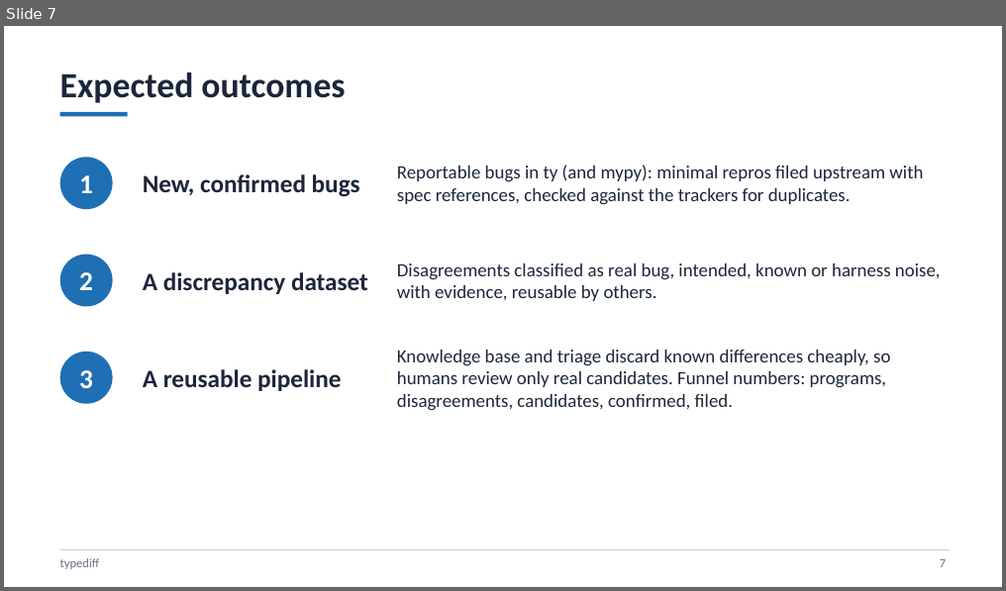
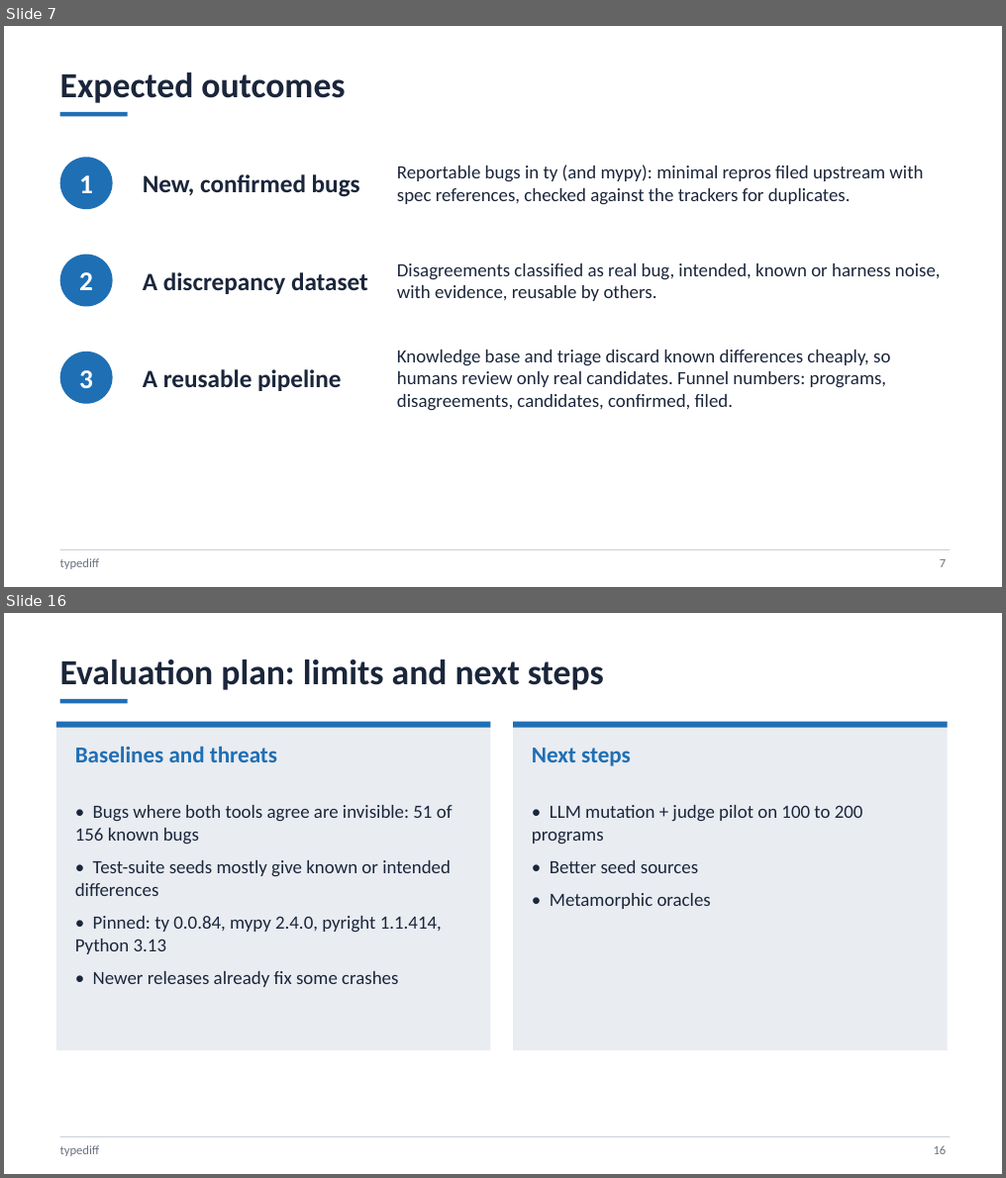
Before and after one commit to DerekLaymn/kiro_sa, a slide deck: presentation/typediff_update.pptx. Shown one above the other, each under a label of ours: slide 7 before the commit, slides 7 and 16 after it; the slides between them are not shown. The pictures are 1006x591 and 1006x1178 pixels, drawn with LibreOffice and Linux fonts; fonts in the diff are those of the drawing. Boxes give left, top, right and bottom in pixels: in the first picture for what was removed or moved away, otherwise in the second. Text is boxed around its words. In the diff, an @@ line names an element or a change of style, - is before the commit and + after.

Commit message:
docs: updated progress deck (16 slides), crash triage report with repros, kb-loop summary, variance-bug report, stage audit

```diff
--- a/presentation/typediff_update.pptx
+++ b/presentation/typediff_update.pptx
@@ slide 16 added at [4,613,1002,1174], background #FFFFFF @@
@@ text added at [60,660,604,690], 34 pt, text #1B263B, bold @@
+Evaluation plan: limits and next steps
@@ rectangle added at [60,699,128,703], fill #1F6FB5 @@
@@ rectangle added at [56,722,491,1051], fill #E9ECF1 @@
@@ rectangle added at [56,722,491,728], fill #1F6FB5 @@
@@ rectangle added at [513,722,947,1051], fill #E9ECF1 @@
@@ rectangle added at [513,722,947,728], fill #1F6FB5 @@
@@ text added at [75,746,277,762], 22 pt, text #1F6FB5, bold @@
+Baselines and threats
@@ text added at [532,748,631,766], 22 pt, text #1F6FB5, bold @@
+Next steps
@@ text added at [75,805,452,987], 18 pt, text #1B263B @@
+• Bugs where both tools agree are invisible: 51 of 156 known bugs
+• Test-suite seeds mostly give known or intended differences
+• Pinned: ty 0.0.84, mypy 2.4.0, pyright 1.1.414, Python 3.13
+• Newer releases already fix some crashes
@@ text added at [532,805,863,909], 18 pt, text #1B263B @@
+• LLM mutation + judge pilot on 100 to 200 programs
+• Better seed sources
+• Metamorphic oracles
@@ rectangle added at [60,1137,949,1138], fill #C9CFD8 @@
@@ text added at [60,1146,100,1157], 12 pt, text #6B7280 @@
+typediff
@@ text added at [934,1146,946,1155], 12 pt, text #6B7280 @@
+16
```
Also in this commit, not shown: 8 other slides added, 59 other files.
